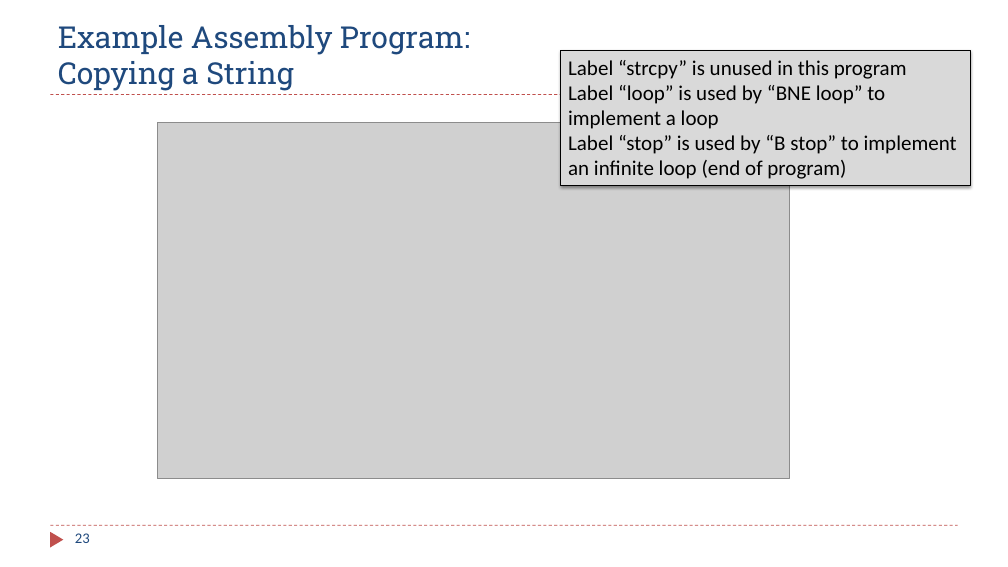
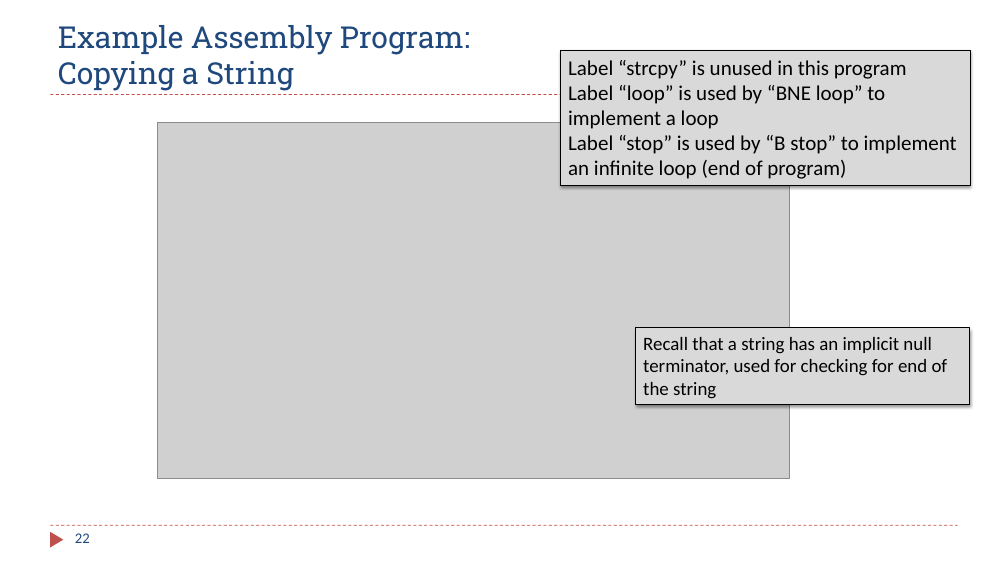
Before and after one commit to guhofstra/CSC111Fa26, a slide deck: slide 22 of PPTs/Ch3_ARM_ISA.pptx (slide 23 before the commit). Drawn at 1008x567 pixels with LibreOffice and Linux fonts; fonts in the diff are those of the drawing; grey boxes stand for pictures. Boxes give left, top, right and bottom in pixels: in the first picture for what was removed or moved away, otherwise in the second. Text is boxed around its words. In the diff, an @@ line names an element or a change of style, - is before the commit and + after.

Commit message:
xx

```diff
--- a/PPTs/Ch3_ARM_ISA.pptx
+++ b/PPTs/Ch3_ARM_ISA.pptx
@@ rectangle added at bbox=[636, 327, 970, 404], fill #D9D9D9, outline #000000 0.75 pt, 18 pt, text #000000 @@
+Recall that a string has an implicit null terminator, used for checking for end of the string
@@ page number at bbox=[75, 533, 90, 543]: text changed @@
-23
+22
```
Also in this commit, not shown: 5 other slides changed, 1 slide removed.
